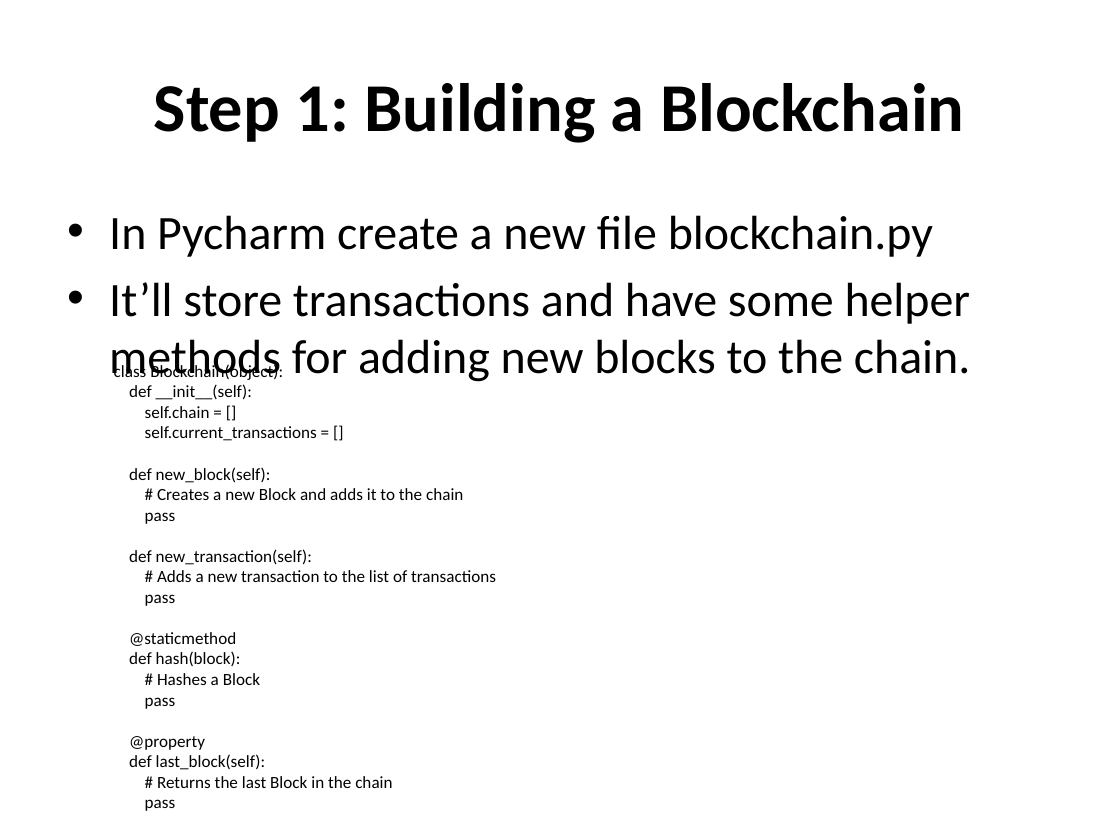
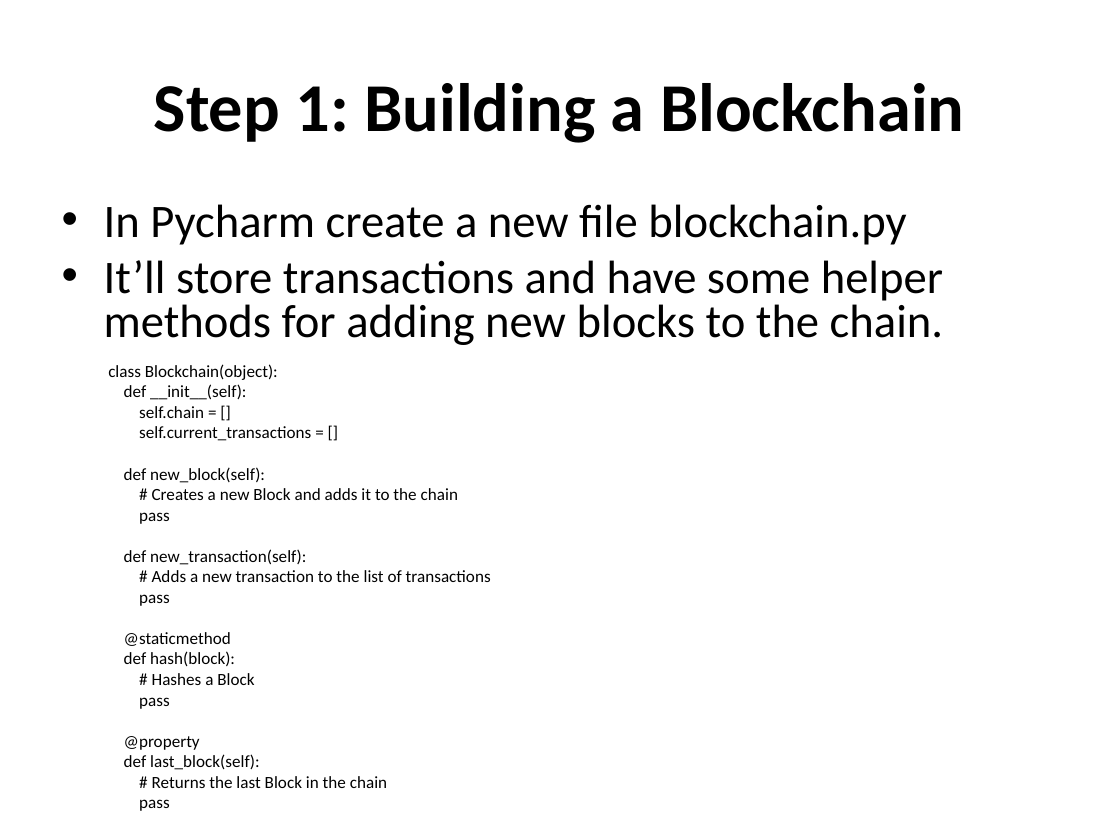
Before and after one commit to pkankipati/myblockchain, a slide deck: slide 23 of docs/Build a private blockchain.pptx. Drawn at 1120x840 pixels with LibreOffice and Linux fonts; fonts in the diff are those of the drawing. Boxes give left, top, right and bottom in pixels: in the first picture for what was removed or moved away, otherwise in the second. Text is boxed around its words. In the diff, an @@ line names an element or a change of style, - is before the commit and + after.

```diff
--- a/docs/Build a private blockchain.pptx
+++ b/docs/Build a private blockchain.pptx
@@ text "In Pycharm create a new ..." at [104,204,943,345]: size 30.8 to 30 pt; line spacing 1 to 0.8 @@
@@ text "class Blockchain(object):" rewrapped from [114,363,496,811] to [108,364,491,788] @@
```
Also in this commit, not shown: 37 other slides changed, 1 other file.
